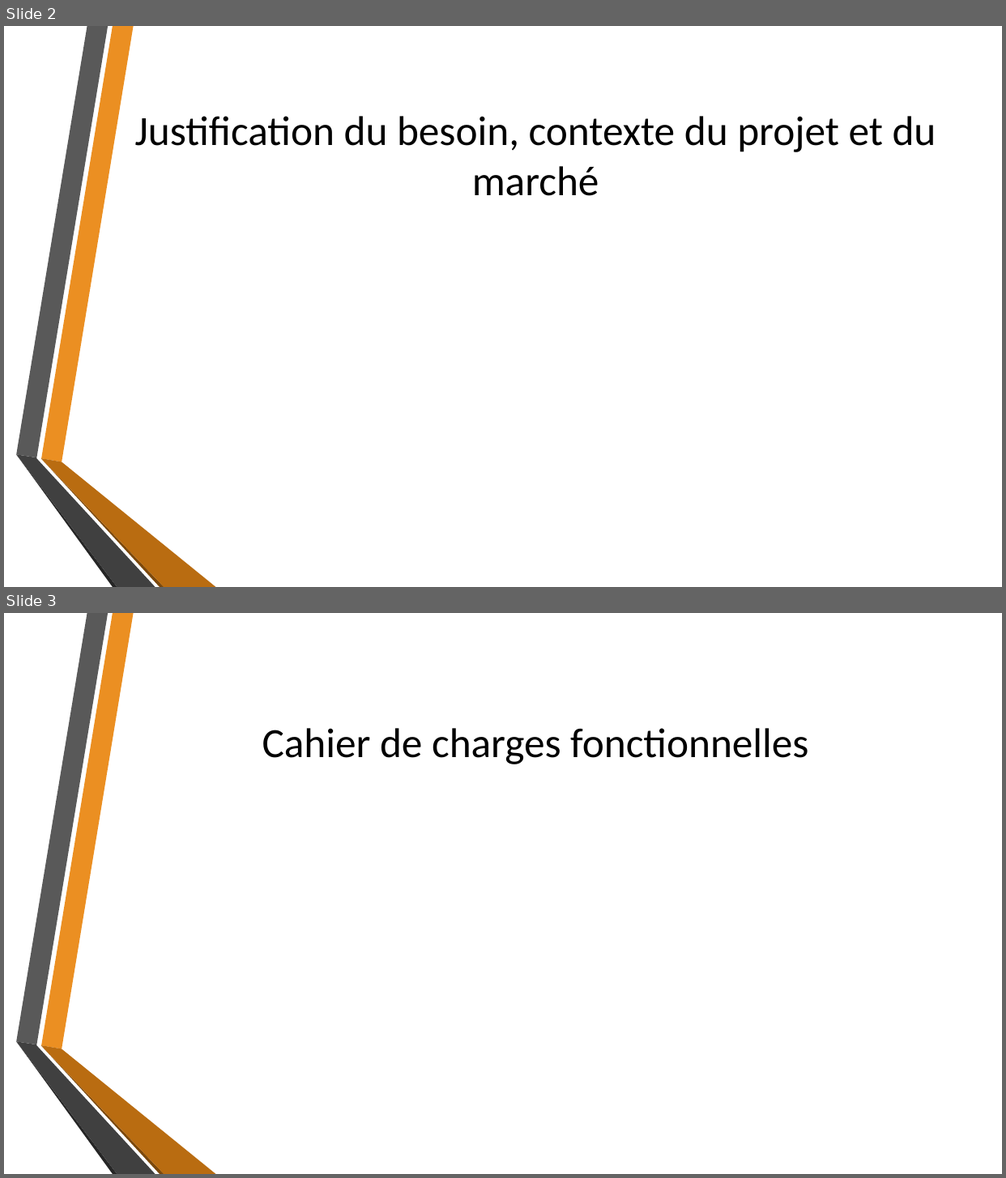
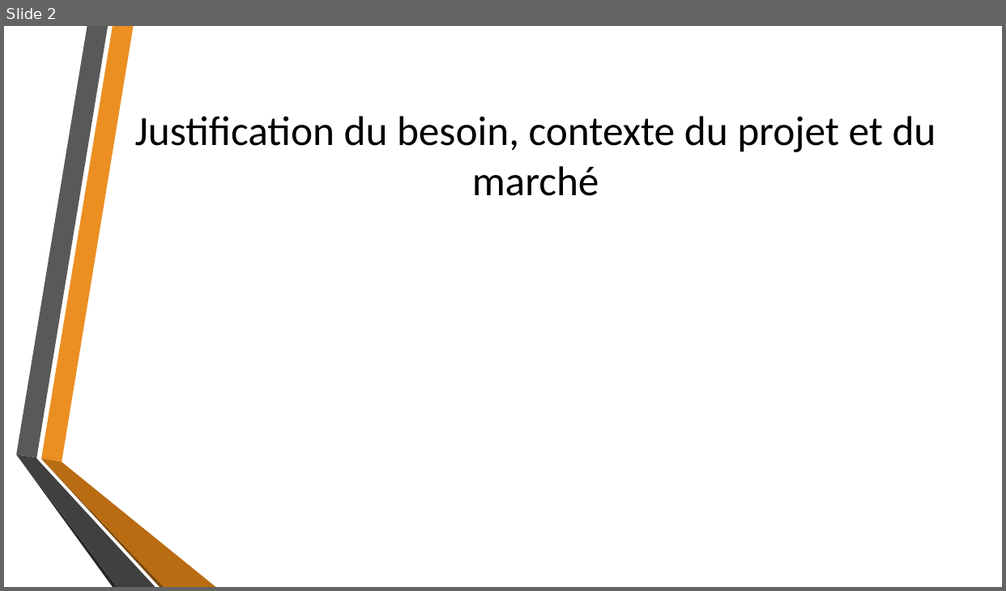
Before and after one commit to fisj2002/Projet_S6_Documentation, a slide deck: Dossier de Conception.pptx. Shown one above the other, each under a label of ours: slides 2 and 3 before the commit, slide 2 after it. The pictures are 1006x1178 and 1006x591 pixels, drawn with LibreOffice and Linux fonts; fonts in the diff are those of the drawing; background and template pictures are left out. Boxes give left, top, right and bottom in pixels: in the first picture for what was removed or moved away, otherwise in the second. Text is boxed around its words. In the diff, an @@ line names an element or a change of style, - is before the commit and + after.

Commit message:
PT-25 Ajout du cahier de charges fonctionnel à la présentation

```diff
--- a/Dossier de Conception.pptx
+++ b/Dossier de Conception.pptx
@@ slide 3 removed at <box>4,613,1002,1174</box>, background picture (left out); not listed: 6 template elements that a slide beside it also shows @@
@@ title removed at <box>262,728,808,764</box> @@
-Cahier de charges fonctionnelles
```
Also in this commit, not shown: 1 slide changed, 2 slides added.
